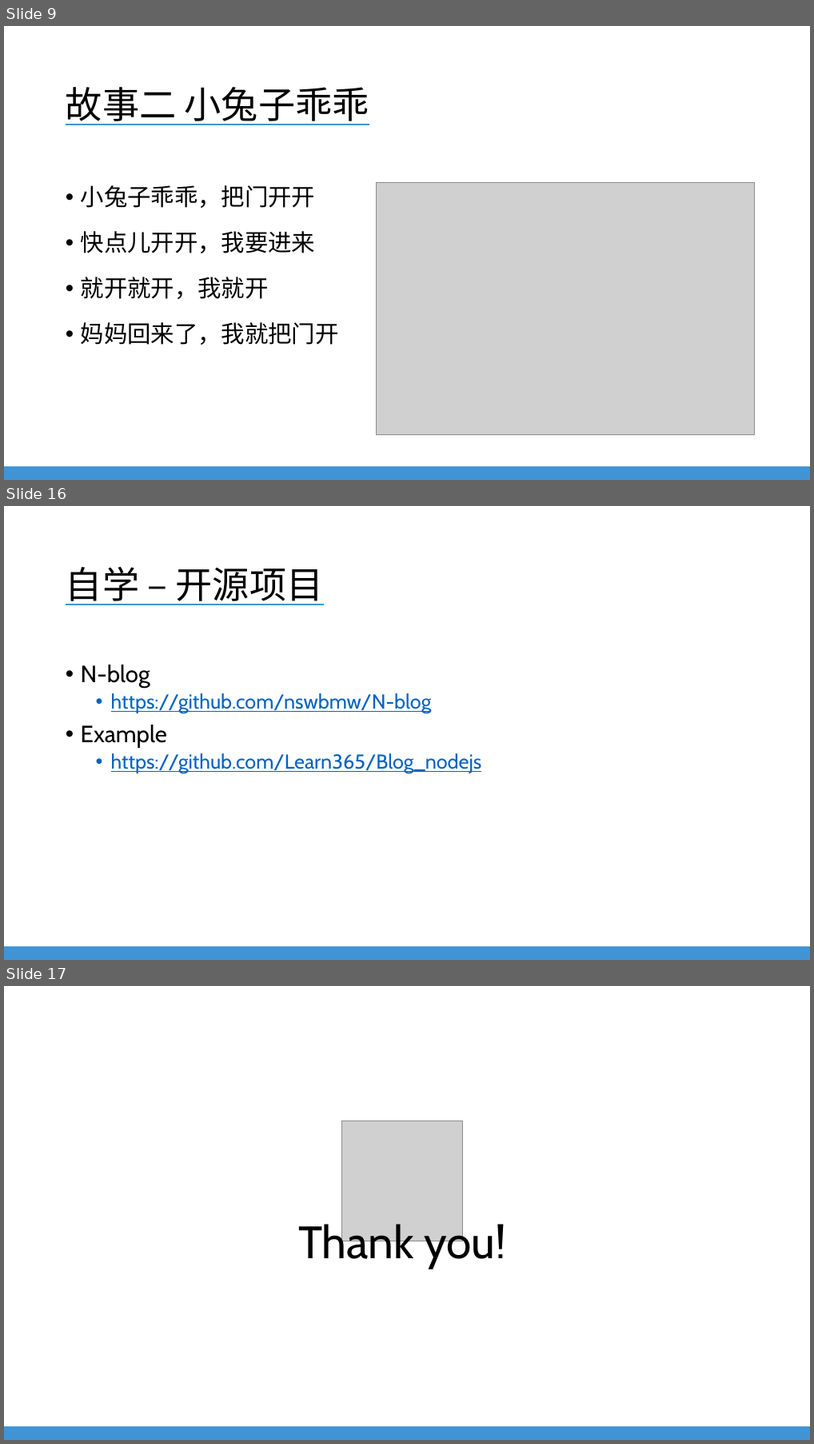
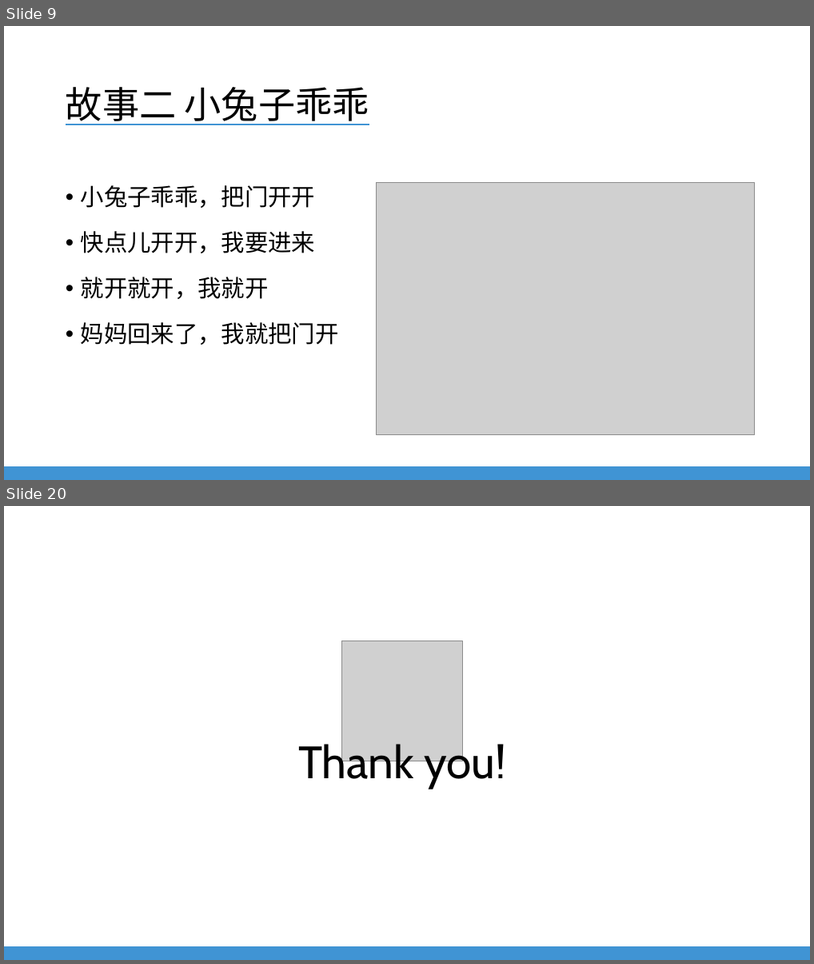
Before and after one commit to EverDoc/NLU, a slide deck: NLU Training - Javascript For QA.pptx. Shown one above the other, each under a label of ours: slides 9, 16 and 17 before the commit, slides 9 and 20 after it; the slides between them are not shown. The pictures are 814x1444 and 814x964 pixels, drawn with LibreOffice and Linux fonts; fonts in the diff are those of the drawing; grey boxes stand for pictures; background and template pictures are left out. Boxes give left, top, right and bottom in pixels: in the first picture for what was removed or moved away, otherwise in the second. Text is boxed around its words. In the diff, an @@ line names an element or a change of style, - is before the commit and + after.

```diff
--- a/NLU Training - Javascript For QA.pptx
+++ b/NLU Training - Javascript For QA.pptx
@@ slide 16 removed at (x1=4, y1=506, x2=810, y2=960), background #FFFFFF; not listed: 1 template element that a slide beside it also shows @@
@@ title removed at (x1=66, y1=567, x2=324, y2=605) @@
-自学 – 开源项目
@@ text removed at (x1=81, y1=664, x2=482, y2=773) @@
-• N-blog
-  • https://github.com/nswbmw/N-blog
-• Example
-  • https://github.com/Learn365/Blog_nodejs
@@ what was slide 17 is now slide 20 @@
```
Also in this commit, not shown: 10 slides added, 6 other slides removed.
